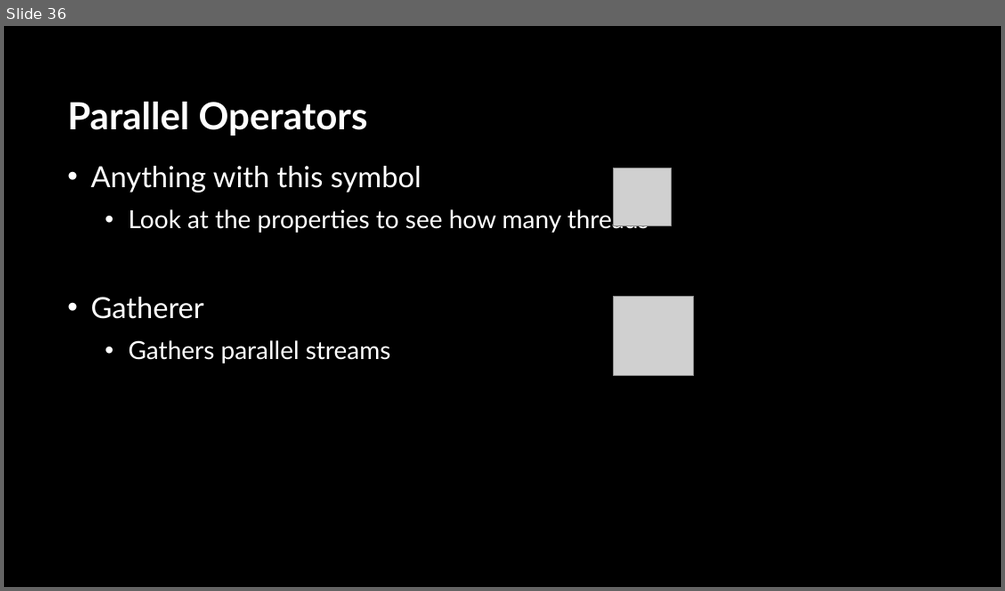
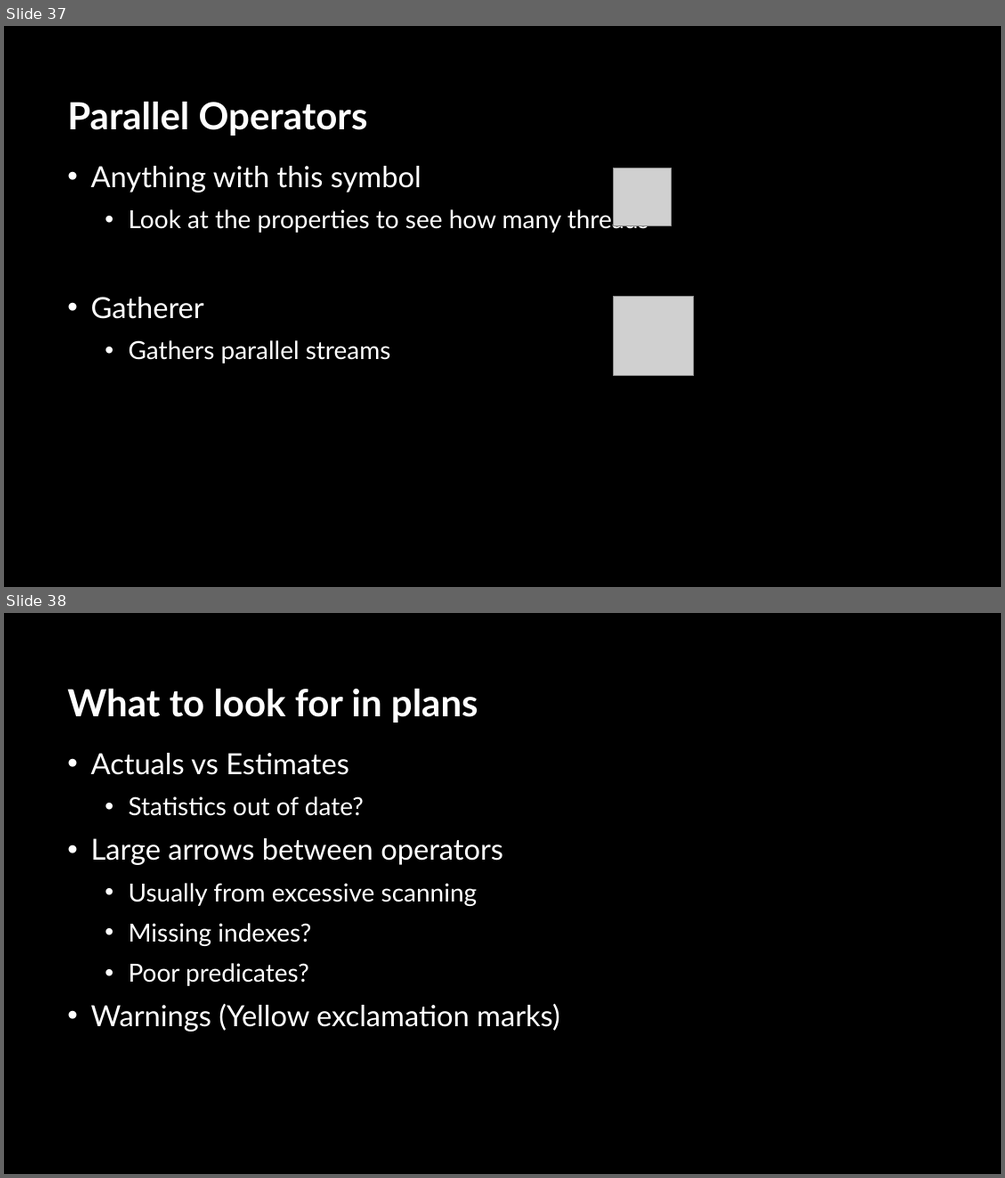
Before and after one commit to sabinio/SQLTraining, a slide deck: Slides/3. Query Execution.pptx. Shown one above the other, each under a label of ours: slide 36 before the commit, slides 37 and 38 after it. The pictures are 1005x591 and 1005x1178 pixels, drawn with LibreOffice and Linux fonts; fonts in the diff are those of the drawing; grey boxes stand for pictures; background and template pictures are left out. Boxes give left, top, right and bottom in pixels: in the first picture for what was removed or moved away, otherwise in the second. Text is boxed around its words. In the diff, an @@ line names an element or a change of style, - is before the commit and + after.

```diff
--- a/Slides/3. Query Execution.pptx
+++ b/Slides/3. Query Execution.pptx
@@ slide 38 added at [4,613,1001,1174], background picture (left out) @@
@@ title added at [67,688,478,722], 36 pt, text #FFFFFF, bold @@
+What to look for in plans
@@ text added at [91,753,560,1031], 24 pt, text #FFFFFF @@
+• Actuals vs Estimates
+  • Statistics out of date?
+• Large arrows between operators
+  • Usually from excessive scanning
+  • Missing indexes?
+  • Poor predicates?
+• Warnings (Yellow exclamation marks)
@@ what was slide 36 is now slide 37 @@
```
Also in this commit, not shown: 1 slide changed, 1 other slide added, 1 slide removed, 2 other files.
